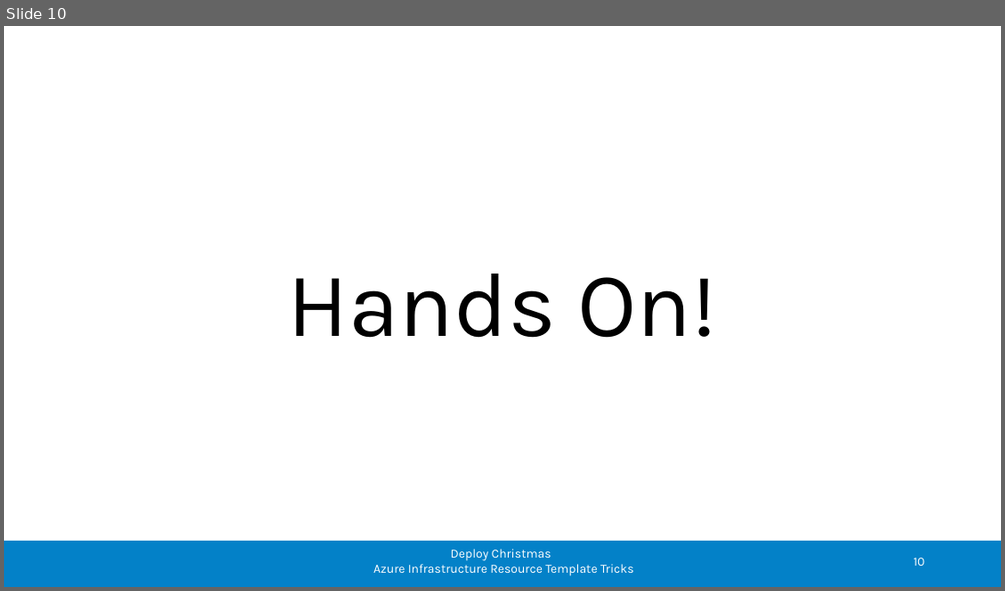
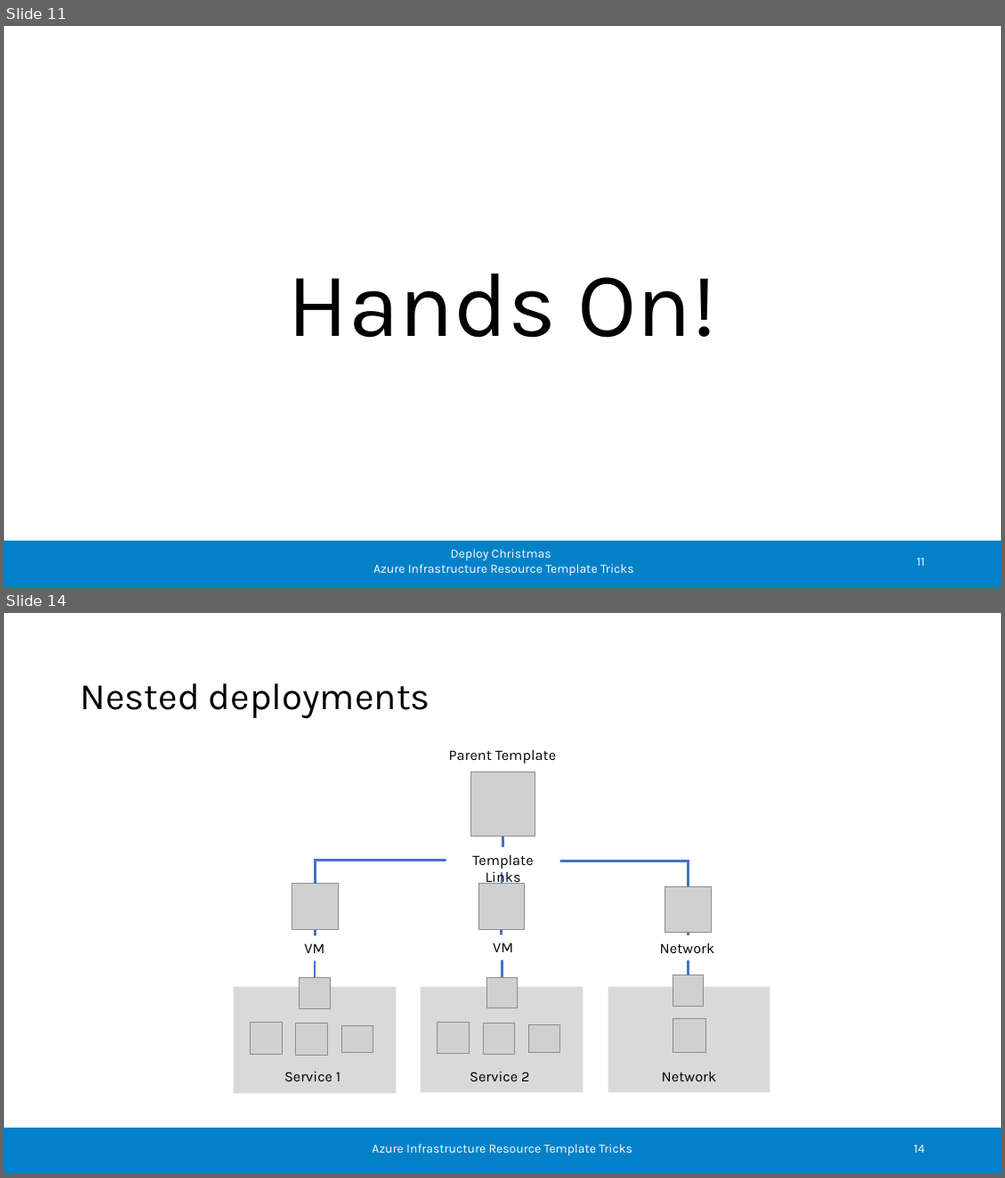
Before and after one commit to ceterion/ct.arm.meetup.deploychristmas, a slide deck: meetup-slides.pptx. Shown one above the other, each under a label of ours: slide 10 before the commit, slides 11 and 14 after it; the slides between them are not shown. The pictures are 1005x591 and 1005x1178 pixels, drawn with LibreOffice and Linux fonts; fonts in the diff are those of the drawing; grey boxes stand for pictures; background and template pictures are left out. Boxes give left, top, right and bottom in pixels: in the first picture for what was removed or moved away, otherwise in the second. Text is boxed around its words. In the diff, an @@ line names an element or a change of style, - is before the commit and + after.

Commit message:
Slides Naming conventions and Nested Deployments have been added

```diff
--- a/meetup-slides.pptx
+++ b/meetup-slides.pptx
@@ slide 14 added at <box>4,613,1001,1174</box>, background #FFFFFF; not listed: 1 template element that a slide beside it also shows @@
@@ title added at <box>80,683,430,719</box>, 36 pt, text #000000 @@
+Nested deployments
@@ text added at <box>449,750,556,763</box>, 14 pt, text #000000 @@
+Parent Template
@@ picture added at <box>471,772,535,835</box> @@
@@ elbow line added from (502, 835) to (316, 884), #4472C4 2.25 pt @@
@@ elbow line added from (502, 835) to (502, 884), #4472C4 2.25 pt @@
@@ elbow line added from (688, 886) to (502, 835), #4472C4 2.25 pt @@
@@ text added at <box>472,855,533,886</box>, 14 pt, text #000000 @@
+Template Links
@@ picture added at <box>291,884,339,930</box> @@
@@ picture added at <box>478,884,525,930</box> @@
@@ picture added at <box>665,886,712,933</box> @@
@@ elbow line added from (315, 978) to (316, 929), #4472C4 2.25 pt @@
@@ elbow line added from (502, 929) to (502, 977), #4472C4 2.25 pt @@
@@ elbow line added from (688, 933) to (688, 975), #4472C4 2.25 pt @@
@@ text added at <box>304,943,324,953</box>, 14 pt, text #000000 @@
+VM
@@ text added at <box>493,942,513,952</box>, 14 pt, text #000000 @@
+VM
@@ text added at <box>660,943,715,953</box>, 14 pt, text #000000 @@
+Network
@@ rectangle added at <box>607,986,770,1093</box>, fill #D9D9D9, outline #F2F2F2 1 pt @@
@@ picture added at <box>672,975,704,1005</box> @@
@@ group added at <box>234,978,396,1093</box>: 4 pictures, 1 rectangle, 1 text @@
+Service 1
@@ group added at <box>421,977,583,1093</box>: 4 pictures, 1 rectangle, 1 text @@
+Service 2
@@ picture added at <box>672,1019,706,1053</box> @@
@@ text added at <box>662,1071,717,1081</box>, 14 pt, text #000000 @@
+Network
@@ text added at <box>372,1143,632,1156</box>, 12 pt, text #FFFFFF @@
+Azure Infrastructure Resource Template Tricks
@@ page number added at <box>914,1144,924,1152</box>, 12 pt, text #FFFFFF @@
+14
@@ what was slide 10 is now slide 11 @@
@@ page number at <box>916,557,924,565</box>: text changed @@
-10
+11
```
Also in this commit, not shown: 13 slides changed, 1 other slide added.
